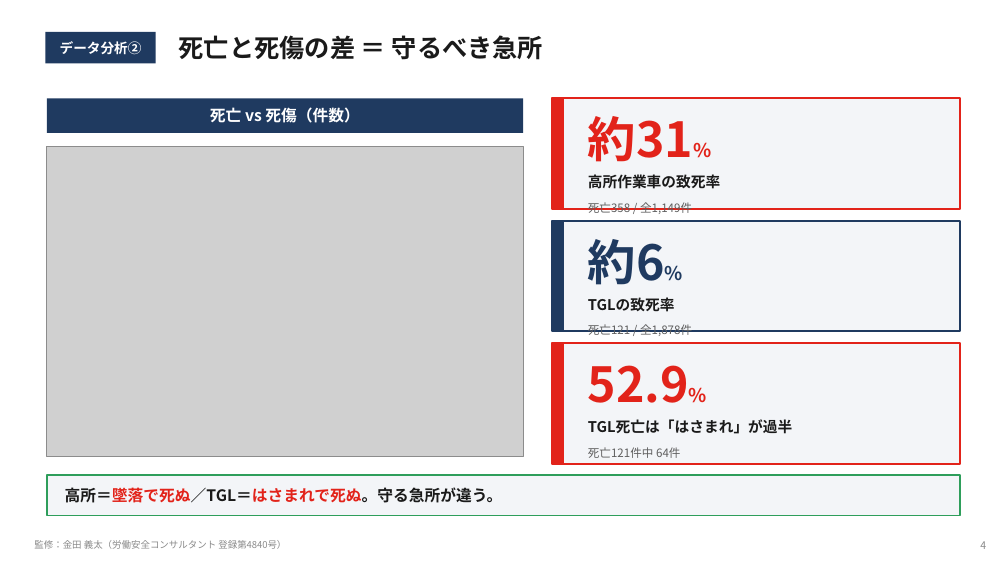
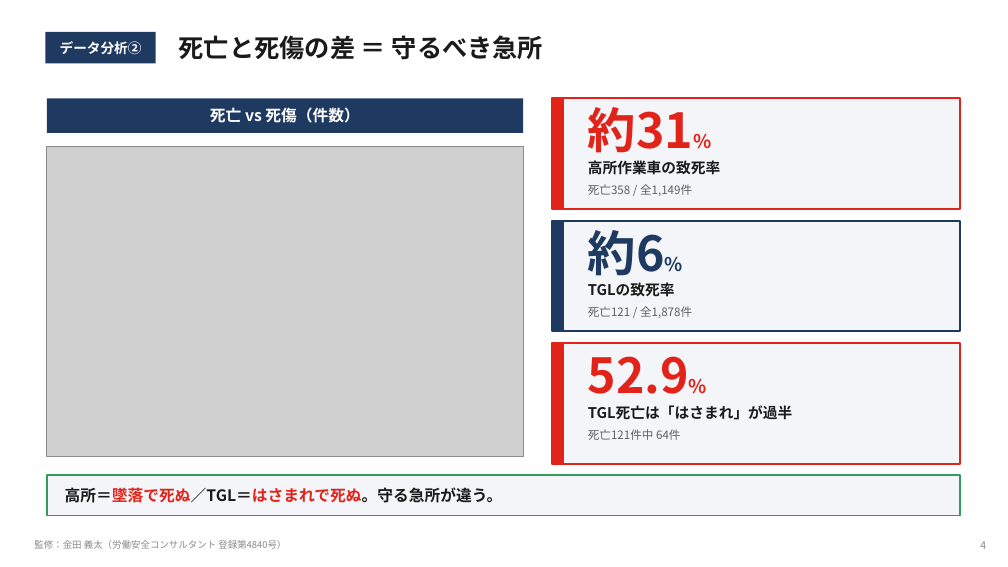
Before and after one commit to kameking-lab/safe1-imgreview, a slide deck: slide 5 of proposal_hakuten.pptx. Drawn at 1008x567 pixels with LibreOffice and Linux fonts; fonts in the diff are those of the drawing; grey boxes stand for pictures. Boxes give left, top, right and bottom in pixels: in the first picture for what was removed or moved away, otherwise in the second. Text is boxed around its words. In the diff, an @@ line names an element or a change of style, - is before the commit and + after.

```diff
--- a/proposal_hakuten.pptx
+++ b/proposal_hakuten.pptx
@@ text "約31%" rewrapped from [588,116,693,162] to [588,107,693,161] @@
@@ text "高所作業車の致死率": place and size @@
-text "高所作業車の致死率" at [588,174,721,189]
+text "高所作業車の致死率" at [588,160,721,175]
@@ text "約6%" rewrapped from [588,239,665,285] to [588,230,665,283] @@
@@ text "TGLの致死率": place and size @@
-text "TGLの致死率" at [588,297,675,312]
+text "TGLの致死率" at [588,282,675,297]
@@ text "52.9%" rewrapped from [588,365,689,403] to [588,356,689,406] @@
@@ text "TGL死亡は「はさまれ」が過半": place and size @@
-text "TGL死亡は「はさまれ」が過半" at [588,419,793,434]
+text "TGL死亡は「はさまれ」が過半" at [588,405,793,420]
@@ 3 texts: place and size @@
-3 texts at [588,202,692,458]
+3 texts at [588,184,692,440]
```
Also in this commit, not shown: 14 other files.
